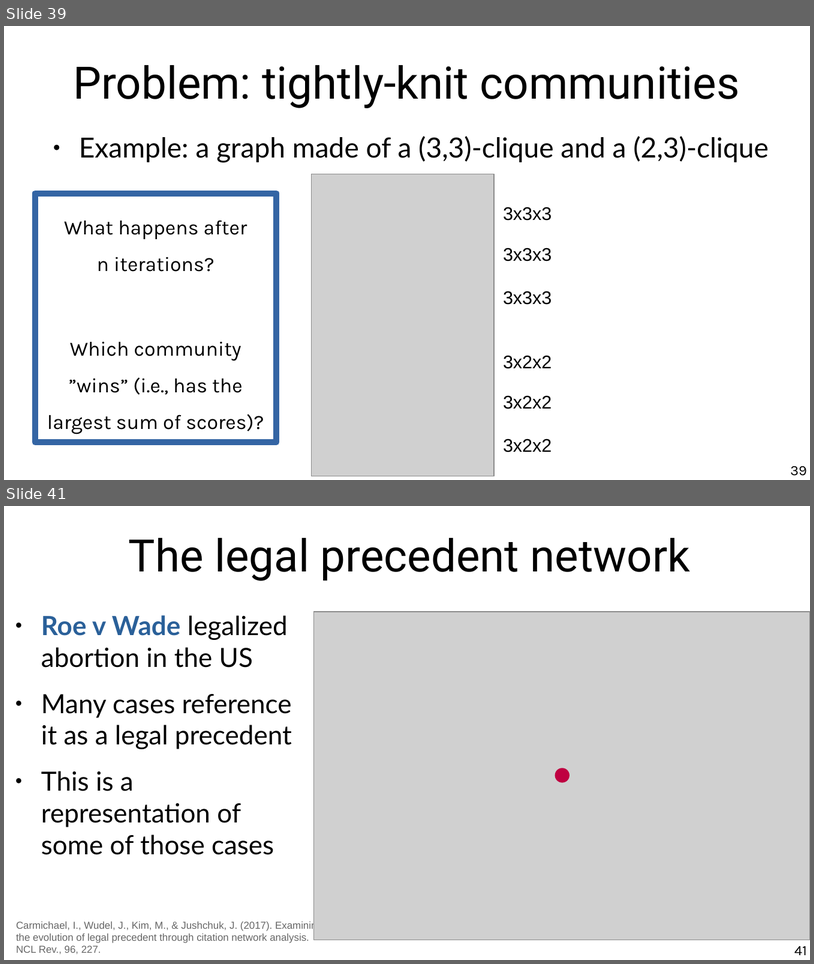
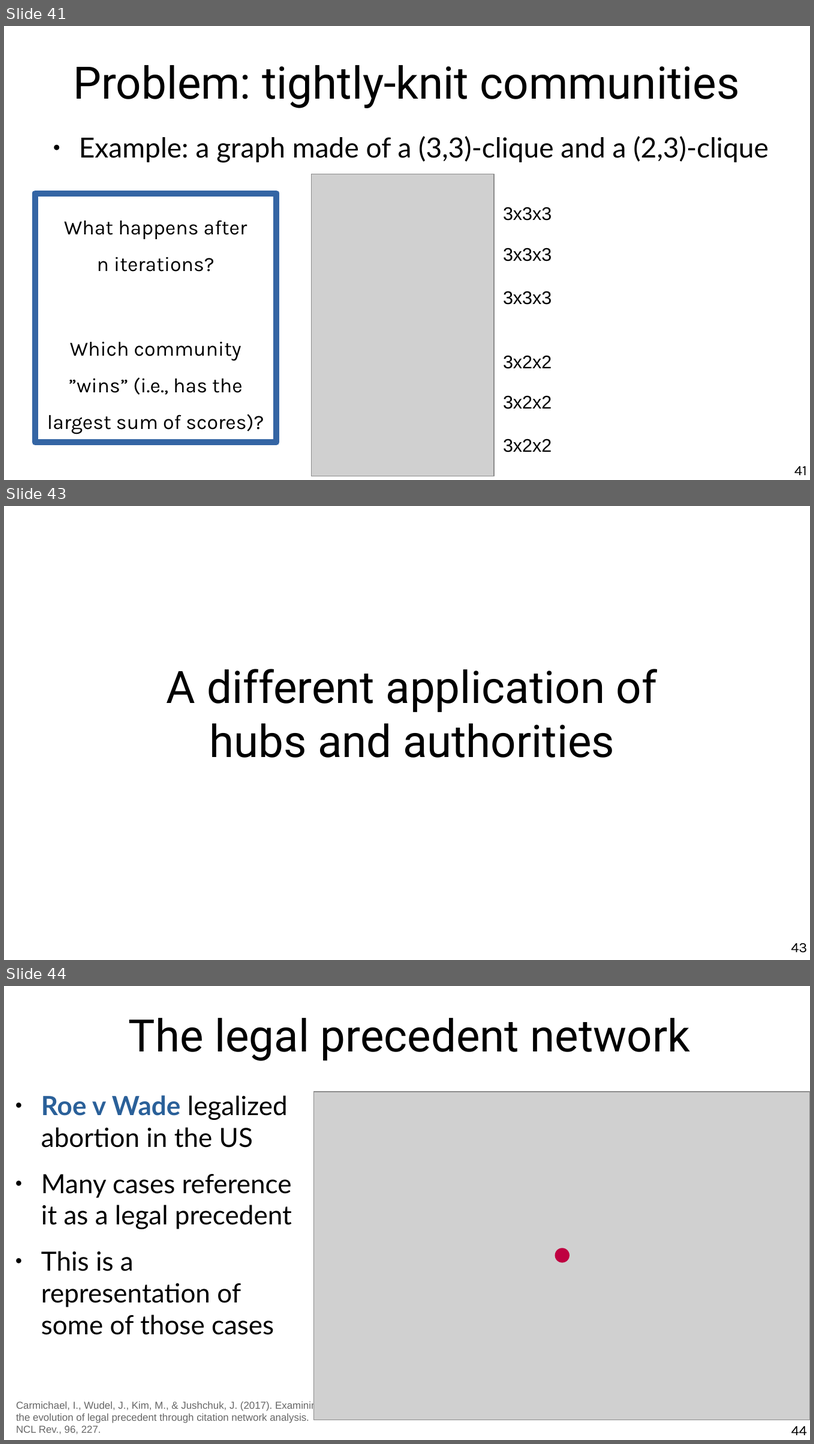
Before and after one commit to chatox/networks-science-course, a slide deck: theory/odp/tt08-hubs_authorities.odp. Shown one above the other, each under a label of ours: slides 39 and 41 before the commit, slides 41, 43 and 44 after it; the slides between them are not shown. The pictures are 814x964 and 814x1444 pixels, drawn with LibreOffice and Linux fonts; fonts in the diff are those of the drawing; grey boxes stand for pictures. Boxes give left, top, right and bottom in pixels: in the first picture for what was removed or moved away, otherwise in the second. Text is boxed around its words. In the diff, an @@ line names an element or a change of style, - is before the commit and + after.

```diff
--- a/theory/odp/tt08-hubs_authorities.odp
+++ b/theory/odp/tt08-hubs_authorities.odp
@@ slide 43 added at (4,506,810,960), background #FFFFFF @@
@@ title added at (167,669,657,757), 44 pt, text #000000 @@
+A different application of
+hubs and authorities
@@ page number added at (791,943,807,952), 14 pt, text #000000 @@
+43
@@ what was slide 39 is now slide 41 @@
@@ page number at (795,466,807,475): text changed @@
-39
+41
@@ what was slide 41 is now slide 44 @@
@@ page number at (792,1426,807,1435): text changed @@
-41
+44
```
Also in this commit, not shown: 4 slides changed, 2 other slides added, 3 other files.
